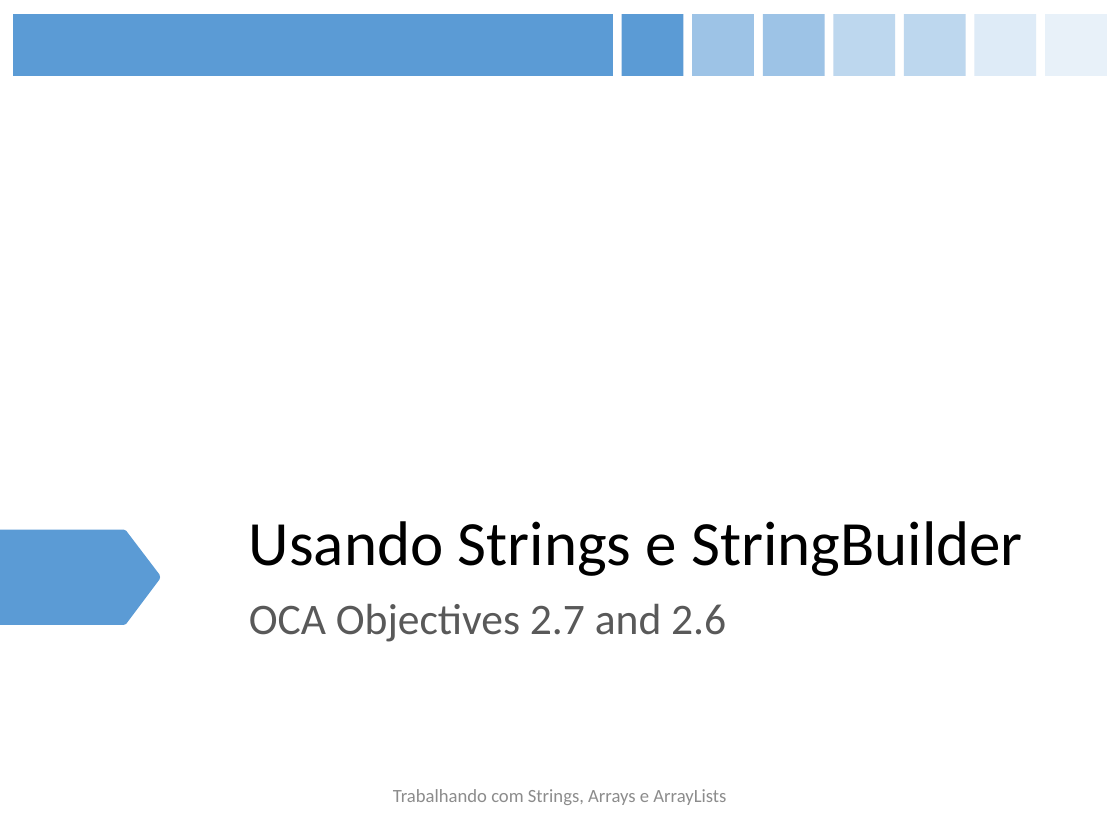
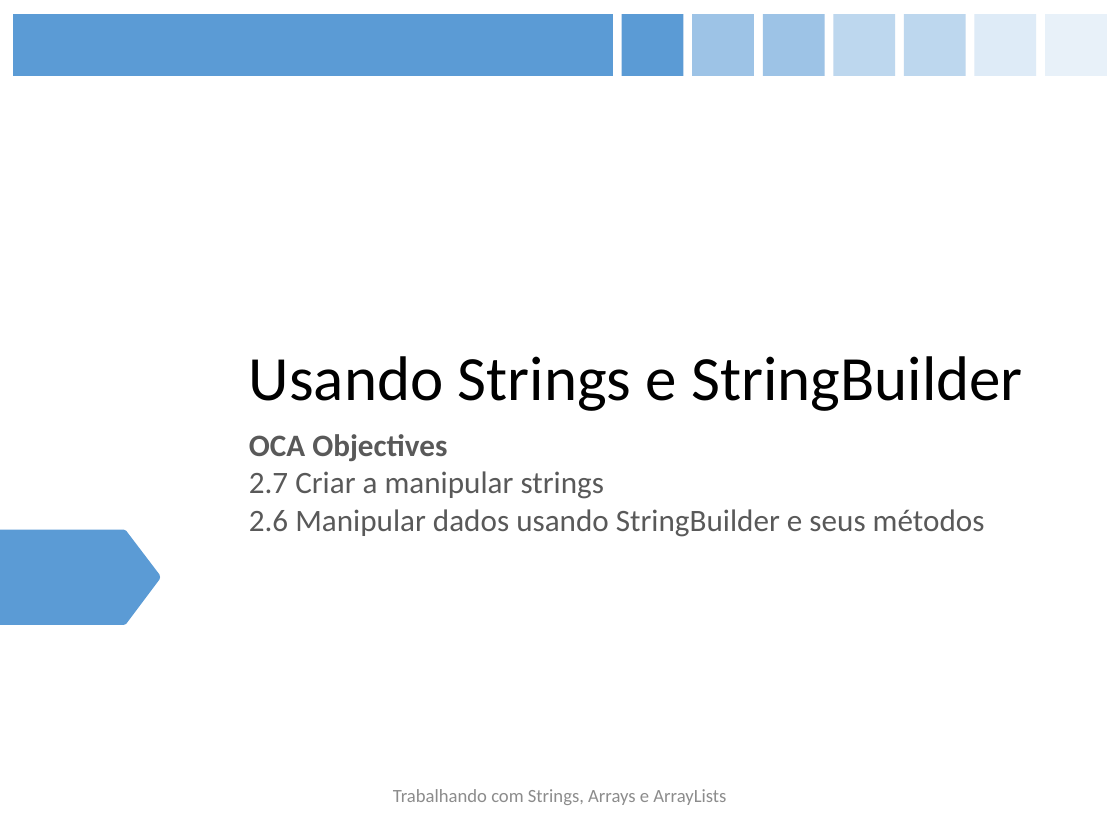
Before and after one commit to figueiredojrr/treinamentoJavaSeOcaAgosto, a slide deck: slide 48 of TreinamentoJavaSeOca/documentos/apresentação/OCA.pptx (slide 49 before the commit). Drawn at 1120x840 pixels with LibreOffice and Linux fonts; fonts in the diff are those of the drawing. Boxes give left, top, right and bottom in pixels: in the first picture for what was removed or moved away, otherwise in the second. Text is boxed around its words. In the diff, an @@ line names an element or a change of style, - is before the commit and + after.

```diff
--- a/TreinamentoJavaSeOca/documentos/apresentação/OCA.pptx
+++ b/TreinamentoJavaSeOca/documentos/apresentação/OCA.pptx
@@ title "Usando Strings e StringBuilder": place and size @@
-title "Usando Strings e StringBuilder" at bbox=[249, 521, 1023, 576]
+title "Usando Strings e StringBuilder" at bbox=[249, 356, 1023, 411]
@@ subtitle at bbox=[249, 434, 985, 537]: text changed; size 28 to 20 pt @@
-OCA Objectives 2.7 and 2.6
+OCA Objectives
+2.7 Criar a manipular strings
+2.6 Manipular dados usando StringBuilder e seus métodos
```
Also in this commit, not shown: 22 other slides changed, 1 slide added, 1 slide removed.
